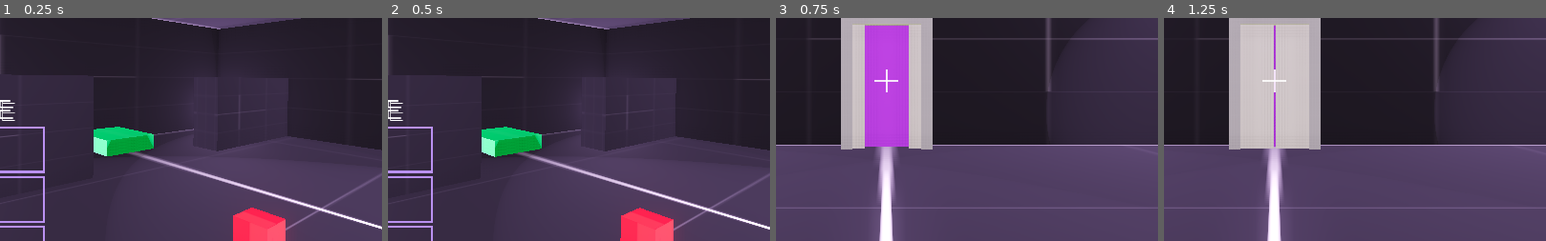
Above: before the commit, frames 1-4 (left to right).
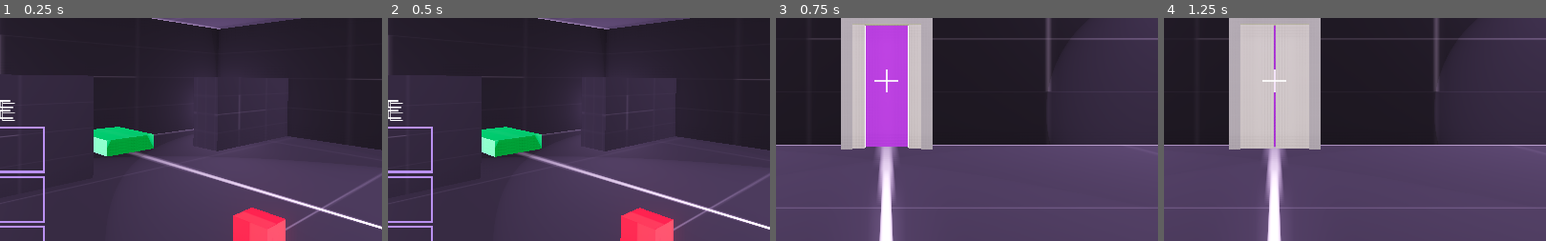
Above: after the commit, the same moments.

Repository: Wowe-Peanut/GetReal
Game: Godot game, scene res://MainMenu.tscn
Same seed, same stepped clock (60 frames per second), same inputs: the game is played once before the commit and once after it.
Inputs:
- Up to frame 1 (0.25 s): no input
- Up to frame 2 (0.5 s): no input
- Up to frame 3 (0.75 s): click "Play" at 0.5 s
- Up to frame 4 (1.25 s): no input
The pictures show only the part of the screen within x 36-86%, y 36-86%; the shares and areas given below are measured in that part.

Frames 1-2 are identical in both runs. In frame 3, 0.3% of the frame differs, in the area x 23-35%, y 3-59%; in frame 4, nothing differs.

Commit message:
Fixed Door Animation

Diff:
--- a/Door.tscn
+++ b/Door.tscn
@@ -3,7 +3,7 @@
 [ext_resource path="res://assets/PNG/Light/texture_01.png" type="Texture" id=1]
 [ext_resource path="res://Door.gd" type="Script" id=2]
 
-[sub_resource type="Animation" id=8]
+[sub_resource type="Animation" id=1]
 resource_name = "close"
 length = 0.5
 tracks/0/type = "value"
@@ -16,7 +16,7 @@
 "times": PoolRealArray( 0, 0.5 ),
 "transitions": PoolRealArray( 1, 1 ),
 "update": 0,
-"values": [ Transform( 0, 0, 0, 0, 2.75, 0, 0, 0, 0.1, -1.51, 2.75, 0.3 ), Transform( 0.75, 0, 0, 0, 2.75, 0, 0, 0, 0.1, -0.78, 2.75, 0.3 ) ]
+"values": [ Transform( 0.01, 0, 0, 0, 2.75, 0, 0, 0, 0.1, -1.51, 2.75, 0.3 ), Transform( 0.75, 0, 0, 0, 2.75, 0, 0, 0, 0.1, -0.78, 2.75, 0.3 ) ]
 }
 tracks/1/type = "value"
 tracks/1/path = NodePath("DoorRight:transform")
@@ -28,10 +28,10 @@
 "times": PoolRealArray( 0, 0.5 ),
 "transitions": PoolRealArray( 1, 1 ),
 "update": 0,
-"values": [ Transform( 0, 0, 0, 0, 2.75, 0, 0, 0, 0.1, 1.51, 2.75, 0.3 ), Transform( 0.75, 0, 0, 0, 2.75, 0, 0, 0, 0.1, 0.78, 2.75, 0.3 ) ]
+"values": [ Transform( 0.01, 0, 0, 0, 2.75, 0, 0, 0, 0.1, 1.51, 2.75, 0.3 ), Transform( 0.75, 0, 0, 0, 2.75, 0, 0, 0, 0.1, 0.78, 2.75, 0.3 ) ]
 }
 
-[sub_resource type="Animation" id=7]
+[sub_resource type="Animation" id=2]
 resource_name = "open"
 length = 0.5
 tracks/0/type = "value"
@@ -44,7 +44,7 @@
 "times": PoolRealArray( 0, 0.5 ),
 "transitions": PoolRealArray( 1, 1 ),
 "update": 0,
-"values": [ Transform( 0.75, 0, 0, 0, 2.75, 0, 0, 0, 0.1, -0.78, 2.75, 0.3 ), Transform( 0, 0, 0, 0, 2.75, 0, 0, 0, 0.1, -1.51, 2.75, 0.3 ) ]
+"values": [ Transform( 0.75, 0, 0, 0, 2.75, 0, 0, 0, 0.1, -0.78, 2.75, 0.3 ), Transform( 0.01, 0, 0, 0, 2.75, 0, 0, 0, 0.1, -1.51, 2.75, 0.3 ) ]
 }
 tracks/1/type = "value"
 tracks/1/path = NodePath("DoorRight:transform")
@@ -56,44 +56,44 @@
 "times": PoolRealArray( 0, 0.5 ),
 "transitions": PoolRealArray( 1, 1 ),
 "update": 0,
-"values": [ Transform( 0.75, 0, 0, 0, 2.75, 0, 0, 0, 0.1, 0.78, 2.75, 0.3 ), Transform( 0, 0, 0, 0, 2.75, 0, 0, 0, 0.1, 1.51, 2.75, 0.3 ) ]
+"values": [ Transform( 0.75, 0, 0, 0, 2.75, 0, 0, 0, 0.1, 0.78, 2.75, 0.3 ), Transform( 0.01, 0, 0, 0, 2.75, 0, 0, 0, 0.1, 1.51, 2.75, 0.3 ) ]
 }
 
-[sub_resource type="BoxShape" id=1]
+[sub_resource type="BoxShape" id=3]
 extents = Vector3( 2, 3, 0.5 )
 
-[sub_resource type="SpatialMaterial" id=2]
+[sub_resource type="SpatialMaterial" id=4]
 albedo_texture = ExtResource( 1 )
 
-[sub_resource type="SpatialMaterial" id=3]
+[sub_resource type="SpatialMaterial" id=5]
 albedo_color = Color( 0.768627, 0.423529, 0.945098, 1 )
 
-[sub_resource type="QuadMesh" id=4]
-material = SubResource( 3 )
+[sub_resource type="QuadMesh" id=6]
+material = SubResource( 5 )
 size = Vector2( 3, 5.5 )
 
-[sub_resource type="BoxShape" id=5]
+[sub_resource type="BoxShape" id=7]
 extents = Vector3( 1.5, 3, 0.25 )
 
-[sub_resource type="CubeMesh" id=6]
+[sub_resource type="CubeMesh" id=8]
 
 [node name="Door" type="StaticBody"]
 script = ExtResource( 2 )
 
 [node name="AnimationPlayer" type="AnimationPlayer" parent="."]
-anims/close = SubResource( 8 )
-anims/open = SubResource( 7 )
+anims/close = SubResource( 1 )
+anims/open = SubResource( 2 )
 
 [node name="CollisionShape" type="CollisionShape" parent="."]
 transform = Transform( 1, 0, 0, 0, 1, 0, 0, 0, 1, 0, 3, 0 )
-shape = SubResource( 1 )
+shape = SubResource( 3 )
 
 [node name="Frame" type="CSGBox" parent="."]
 transform = Transform( 1, 0, 0, 0, 1, 0, 0, 0, 1, 0, 3, 0 )
 width = 4.0
 height = 6.0
 depth = 1.0
-material = SubResource( 2 )
+material = SubResource( 4 )
 
 [node name="CSGBox" type="CSGBox" parent="Frame"]
 transform = Transform( 1, 0, 0, 0, 1, 0, 0, 0, 1, 0, -0.25, 0.25 )
@@ -104,21 +104,21 @@
 
 [node name="Back" type="MeshInstance" parent="."]
 transform = Transform( 1, 0, 0, 0, 1, 0, 0, 0, 1, 0, 2.75, 0.005 )
-mesh = SubResource( 4 )
+mesh = SubResource( 6 )
 material/0 = null
 
 [node name="Area" type="Area" parent="."]
 
 [node name="CollisionShape" type="CollisionShape" parent="Area"]
 transform = Transform( 1, 0, 0, 0, 1, 0, 0, 0, 1, 0, 3, 0.5 )
-shape = SubResource( 5 )
+shape = SubResource( 7 )
 
 [node name="DoorLeft" type="MeshInstance" parent="."]
-transform = Transform( 0, 0, 0, 0, 2.75, 0, 0, 0, 0.1, -1.51, 2.75, 0.3 )
-mesh = SubResource( 6 )
+transform = Transform( 0.75, 0, 0, 0, 2.75, 0, 0, 0, 0.1, -0.78, 2.75, 0.3 )
+mesh = SubResource( 8 )
 material/0 = null
 
 [node name="DoorRight" type="MeshInstance" parent="."]
-transform = Transform( 0, 0, 0, 0, 2.75, 0, 0, 0, 0.1, 1.51, 2.75, 0.3 )
-mesh = SubResource( 6 )
+transform = Transform( 0.75, 0, 0, 0, 2.75, 0, 0, 0, 0.1, 0.78, 2.75, 0.3 )
+mesh = SubResource( 8 )
 material/0 = null
--- a/project.godot
+++ b/project.godot
@@ -22,27 +22,27 @@
 
 move_forward={
 "deadzone": 0.5,
-"events": [ Object(InputEventKey,"resource_local_to_scene":false,"resource_name":"","device":0,"alt":false,"shift":false,"control":false,"meta":false,"command":false,"pressed":false,"scancode":87,"physical_scancode":0,"unicode":0,"echo":false,"script":null)
+"events": [ Object(InputEventKey,"resource_local_to_scene":false,"resource_name":"","device":0,"alt":false,"shift":false,"control":false,"meta":false,"command":false,"pressed":false,"scancode":87,"unicode":0,"echo":false,"script":null)
  ]
 }
 move_back={
 "deadzone": 0.5,
-"events": [ Object(InputEventKey,"resource_local_to_scene":false,"resource_name":"","device":0,"alt":false,"shift":false,"control":false,"meta":false,"command":false,"pressed":false,"scancode":83,"physical_scancode":0,"unicode":0,"echo":false,"script":null)
+"events": [ Object(InputEventKey,"resource_local_to_scene":false,"resource_name":"","device":0,"alt":false,"shift":false,"control":false,"meta":false,"command":false,"pressed":false,"scancode":83,"unicode":0,"echo":false,"script":null)
  ]
 }
 strafe_left={
 "deadzone": 0.5,
-"events": [ Object(InputEventKey,"resource_local_to_scene":false,"resource_name":"","device":0,"alt":false,"shift":false,"control":false,"meta":false,"command":false,"pressed":false,"scancode":65,"physical_scancode":0,"unicode":0,"echo":false,"script":null)
+"events": [ Object(InputEventKey,"resource_local_to_scene":false,"resource_name":"","device":0,"alt":false,"shift":false,"control":false,"meta":false,"command":false,"pressed":false,"scancode":65,"unicode":0,"echo":false,"script":null)
  ]
 }
 strafe_right={
 "deadzone": 0.5,
-"events": [ Object(InputEventKey,"resource_local_to_scene":false,"resource_name":"","device":0,"alt":false,"shift":false,"control":false,"meta":false,"command":false,"pressed":false,"scancode":68,"physical_scancode":0,"unicode":0,"echo":false,"script":null)
+"events": [ Object(InputEventKey,"resource_local_to_scene":false,"resource_name":"","device":0,"alt":false,"shift":false,"control":false,"meta":false,"command":false,"pressed":false,"scancode":68,"unicode":0,"echo":false,"script":null)
  ]
 }
 jump={
 "deadzone": 0.5,
-"events": [ Object(InputEventKey,"resource_local_to_scene":false,"resource_name":"","device":0,"alt":false,"shift":false,"control":false,"meta":false,"command":false,"pressed":false,"scancode":32,"physical_scancode":0,"unicode":0,"echo":false,"script":null)
+"events": [ Object(InputEventKey,"resource_local_to_scene":false,"resource_name":"","device":0,"alt":false,"shift":false,"control":false,"meta":false,"command":false,"pressed":false,"scancode":32,"unicode":0,"echo":false,"script":null)
  ]
 }
 interact={
Not shown: 10 places in MainMenu.tscn that only renumber resources
Not shown, changed: assets/PNG/Dark/texture_01.png.import
Not shown, changed: assets/PNG/Dark/texture_02.png.import
Not shown, changed: assets/PNG/Dark/texture_03.png.import
Not shown, changed: assets/PNG/Dark/texture_04.png.import
Not shown, changed: assets/PNG/Dark/texture_05.png.import
Not shown, changed: assets/PNG/Dark/texture_06.png.import
Not shown, changed: assets/PNG/Dark/texture_07.png.import
Not shown, changed: assets/PNG/Dark/texture_08.png.import
Not shown, changed: assets/PNG/Dark/texture_09.png.import
Not shown, changed: assets/PNG/Dark/texture_10.png.import
Not shown, changed: assets/PNG/Dark/texture_11.png.import
(and 66 more such lines)
